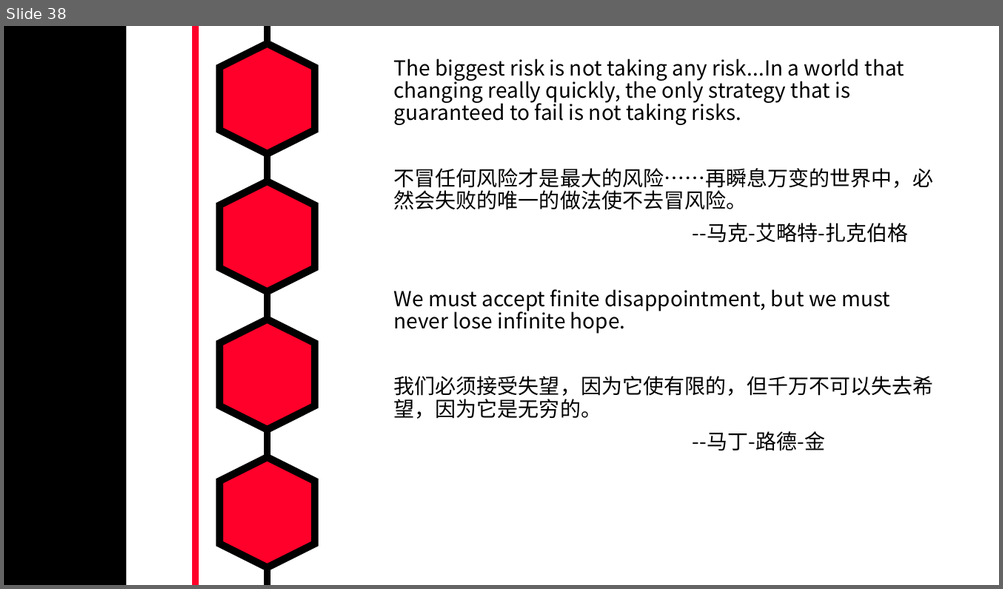
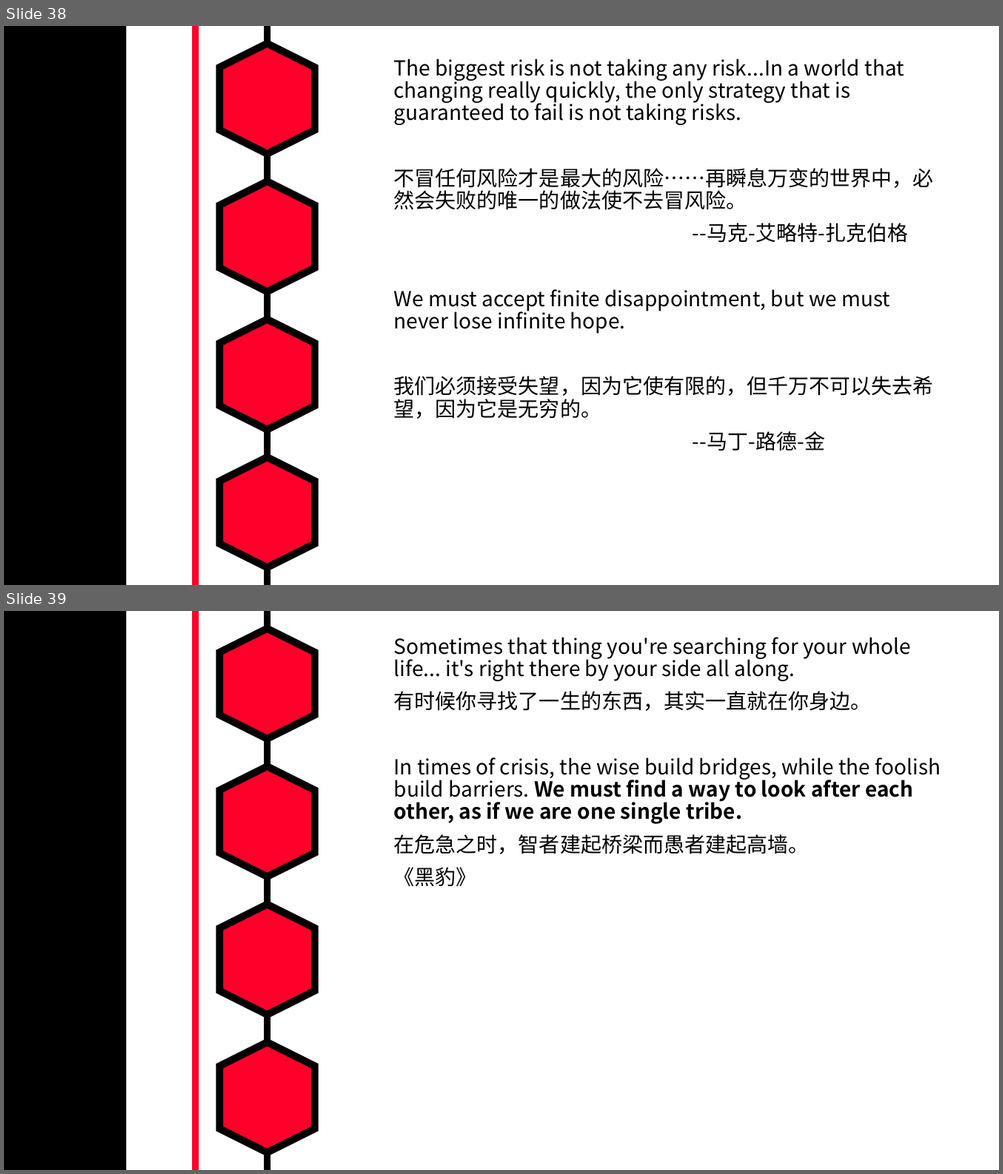
Before and after one commit to MarkShen1992/PPT-template, a slide deck: morning reading/iridescent english sentenses.pptx. Shown one above the other, each under a label of ours: slide 38 before the commit, slides 38 and 39 after it. The pictures are 1003x589 and 1003x1174 pixels, drawn with LibreOffice and Linux fonts; fonts in the diff are those of the drawing. Boxes give left, top, right and bottom in pixels: in the first picture for what was removed or moved away, otherwise in the second. Text is boxed around its words. In the diff, an @@ line names an element or a change of style, - is before the commit and + after.

Commit message:
add a sentence.

```diff
--- a/morning reading/iridescent english sentenses.pptx
+++ b/morning reading/iridescent english sentenses.pptx
@@ slide 39 added at [4, 611, 999, 1170], background #FFFFFF; not listed: 7 template elements that a slide beside it also shows @@
@@ text added at [394, 637, 941, 887], 20 pt, text #000000 @@
+Sometimes that thing you're searching for your whole life... it's right there by your side all along.
+有时候你寻找了一生的东西，其实一直就在你身边。
+In times of crisis, the wise build bridges, while the foolish build barriers. We must find a way to look after each other, as if we are one single tribe.
+在危急之时，智者建起桥梁而愚者建起高墙。
+《黑豹》
```
